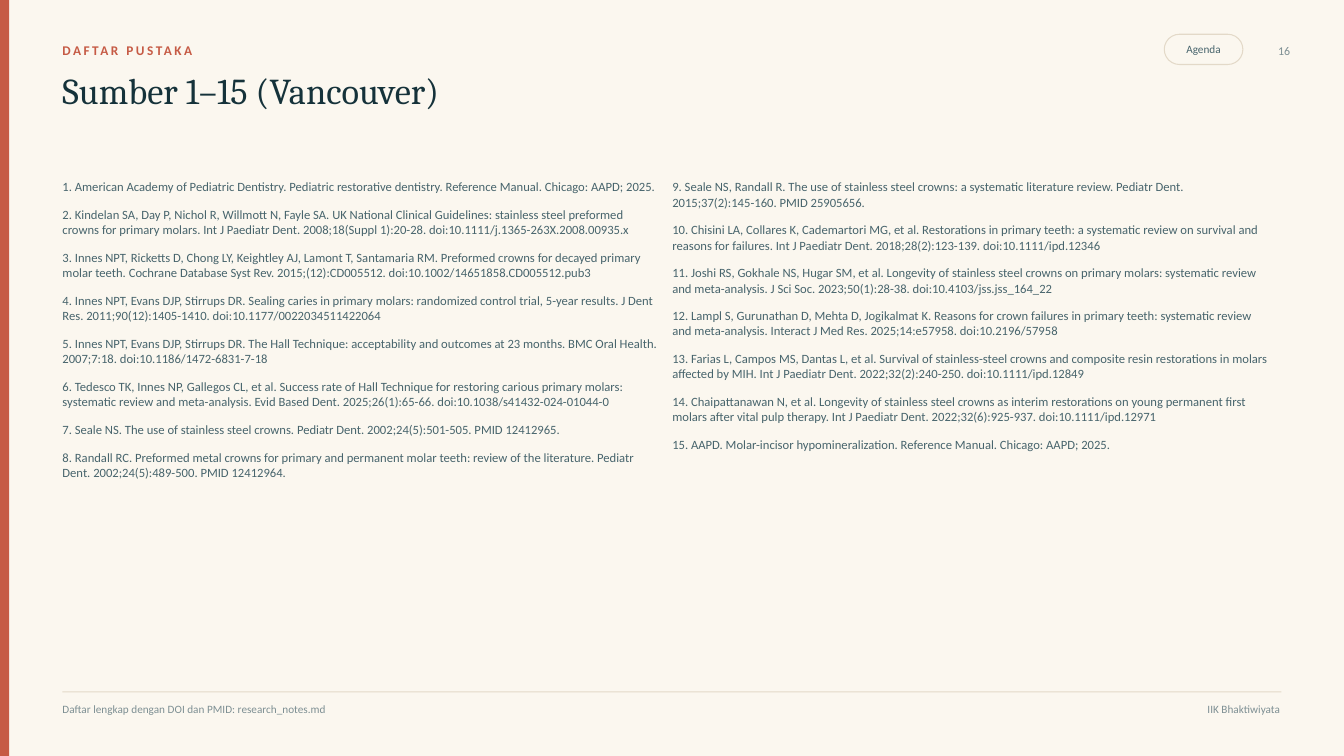
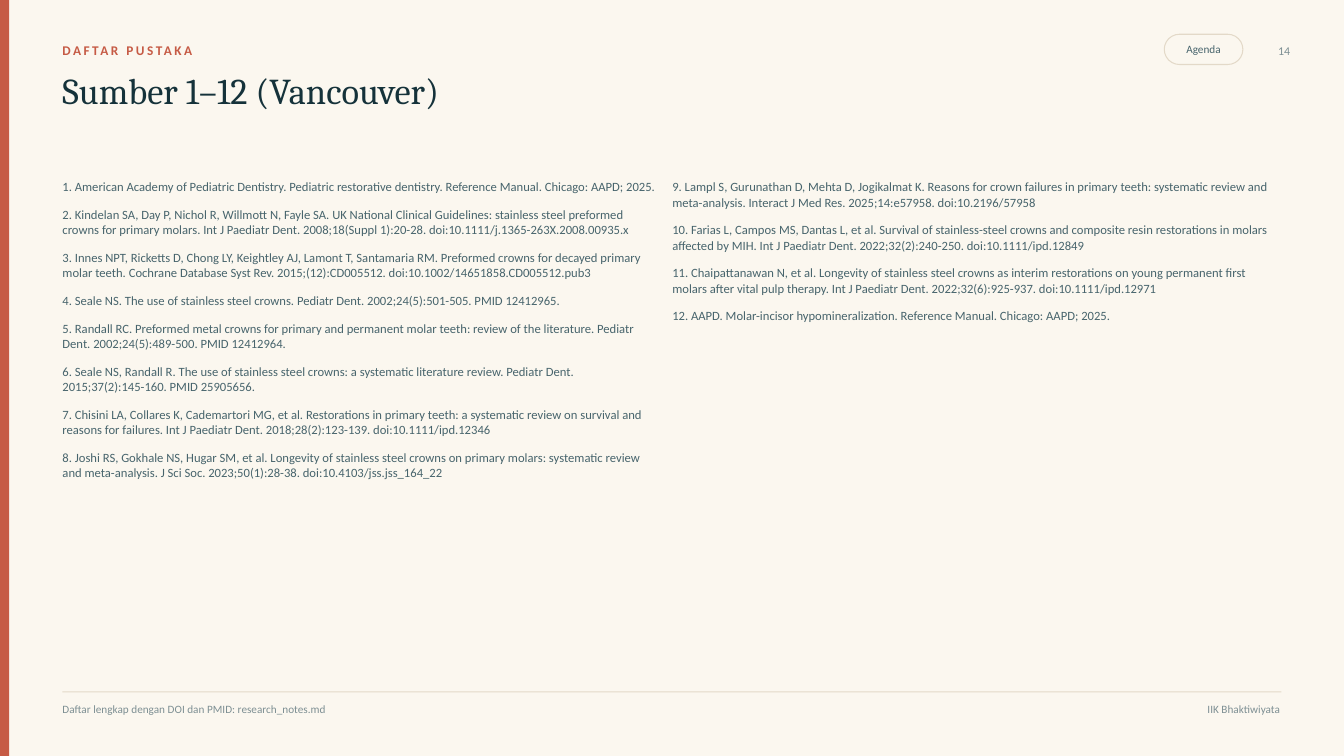
Before and after one commit to maskchanel14-source/agents, a slide deck: slide 14 of deliverables/ssc-pedodonsia/ssc-pedodonsia.pptx (slide 16 before the commit). Drawn at 1344x756 pixels with LibreOffice and Linux fonts; fonts in the diff are those of the drawing. Boxes give left, top, right and bottom in pixels: in the first picture for what was removed or moved away, otherwise in the second. Text is boxed around its words. In the diff, an @@ line names an element or a change of style, - is before the commit and + after.

Commit message:
Fokus ke SSC: hapus bagian Hall dan slide perbandingan, deck jadi 16 slide, alur keputusan, bukti, kasus, kuis, dan lampiran disesuaikan

```diff
--- a/deliverables/ssc-pedodonsia/ssc-pedodonsia.pptx
+++ b/deliverables/ssc-pedodonsia/ssc-pedodonsia.pptx
@@ text at (62, 78, 439, 109): text changed @@
-Sumber 1–15 (Vancouver)
+Sumber 1–12 (Vancouver)
@@ text at (672, 182, 1267, 322): text changed @@
-9. Seale NS, Randall R. The use of stainless steel crowns: a systematic literature review. Pediatr Dent. 2015;37(2):145-160. PMID 25905656.
-10. Chisini LA, Collares K, Cademartori MG, et al. Restorations in primary teeth: a systematic review on survival and reasons for failures. Int J Paediatr Dent. 2018;28(2):123-139. doi:10.1111/ipd.12346
-11. Joshi RS, Gokhale NS, Hugar SM, et al. Longevity of stainless steel crowns on primary molars: systematic review and meta-analysis. J Sci Soc. 2023;50(1):28-38. doi:10.4103/jss.jss_164_22
-12. Lampl S, Gurunathan D, Mehta D, Jogikalmat K. Reasons for crown failures in primary teeth: systematic review and meta-analysis. Interact J Med Res. 2025;14:e57958. doi:10.2196/57958
-13. Farias L, Campos MS, Dantas L, et al. Survival of stainless-steel crowns and composite resin restorations in molars affected by MIH. Int J Paediatr Dent. 2022;32(2):240-250. doi:10.1111/ipd.12849
-14. Chaipattanawan N, et al. Longevity of stainless steel crowns as interim restorations on young permanent first molars after vital pulp therapy. Int J Paediatr Dent. 2022;32(6):925-937. doi:10.1111/ipd.12971
-15. AAPD. Molar-incisor hypomineralization. Reference Manual. Chicago: AAPD; 2025.
+9. Lampl S, Gurunathan D, Mehta D, Jogikalmat K. Reasons for crown failures in primary teeth: systematic review and meta-analysis. Interact J Med Res. 2025;14:e57958. doi:10.2196/57958
+10. Farias L, Campos MS, Dantas L, et al. Survival of stainless-steel crowns and composite resin restorations in molars affected by MIH. Int J Paediatr Dent. 2022;32(2):240-250. doi:10.1111/ipd.12849
+11. Chaipattanawan N, et al. Longevity of stainless steel crowns as interim restorations on young permanent first molars after vital pulp therapy. Int J Paediatr Dent. 2022;32(6):925-937. doi:10.1111/ipd.12971
+12. AAPD. Molar-incisor hypomineralization. Reference Manual. Chicago: AAPD; 2025.
@@ text at (62, 296, 641, 479): text changed @@
-4. Innes NPT, Evans DJP, Stirrups DR. Sealing caries in primary molars: randomized control trial, 5-year results. J Dent Res. 2011;90(12):1405-1410. doi:10.1177/0022034511422064
-5. Innes NPT, Evans DJP, Stirrups DR. The Hall Technique: acceptability and outcomes at 23 months. BMC Oral Health. 2007;7:18. doi:10.1186/1472-6831-7-18
-6. Tedesco TK, Innes NP, Gallegos CL, et al. Success rate of Hall Technique for restoring carious primary molars: systematic review and meta-analysis. Evid Based Dent. 2025;26(1):65-66. doi:10.1038/s41432-024-01044-0
-7. Seale NS. The use of stainless steel crowns. Pediatr Dent. 2002;24(5):501-505. PMID 12412965.
-8. Randall RC. Preformed metal crowns for primary and permanent molar teeth: review of the literature. Pediatr Dent. 2002;24(5):489-500. PMID 12412964.
+4. Seale NS. The use of stainless steel crowns. Pediatr Dent. 2002;24(5):501-505. PMID 12412965.
+5. Randall RC. Preformed metal crowns for primary and permanent molar teeth: review of the literature. Pediatr Dent. 2002;24(5):489-500. PMID 12412964.
+6. Seale NS, Randall R. The use of stainless steel crowns: a systematic literature review. Pediatr Dent. 2015;37(2):145-160. PMID 25905656.
+7. Chisini LA, Collares K, Cademartori MG, et al. Restorations in primary teeth: a systematic review on survival and reasons for failures. Int J Paediatr Dent. 2018;28(2):123-139. doi:10.1111/ipd.12346
+8. Joshi RS, Gokhale NS, Hugar SM, et al. Longevity of stainless steel crowns on primary molars: systematic review and meta-analysis. J Sci Soc. 2023;50(1):28-38. doi:10.4103/jss.jss_164_22
```
Also in this commit, not shown: 12 other slides changed, 1 slide added, 3 slides removed, 6 other files.
